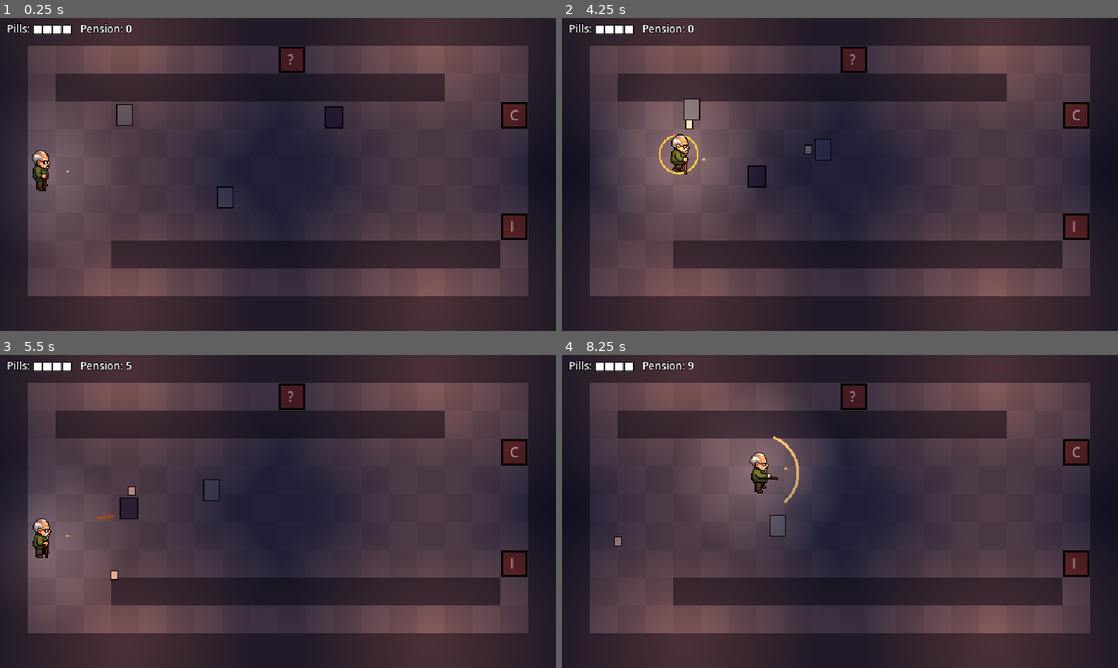
Above: before the commit, frames 1-4 (two rows, left to right).
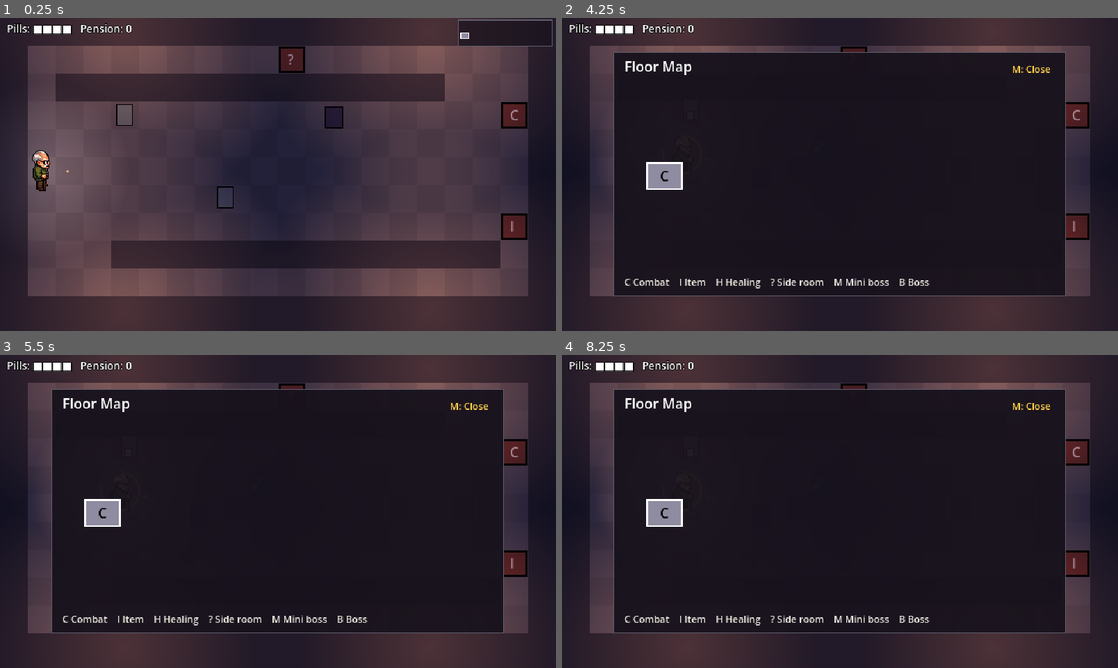
Above: after the commit, the same moments.

Repository: B1nKaTa/game
Game: Godot game, scene res://scenes/floor.tscn
Same seed, same stepped clock (60 frames per second), same inputs: the game is played once before the commit and once after it. This scene is started directly instead of the project's main scene.
Inputs (mouse positions are in pixels of both pictures, inside the frame that each line leads up to):
- Up to frame 1 (0.25 s): no input
- Up to frame 2 (4.25 s): tap Enter (ui_accept) at 0.5, 0.77, 1.52, 3.02, 3.77 s; move the mouse to (962, 158) at 0.52 s; press the mouse at (962, 158) at 0.53 s; hold D (move_right) 0.53-1.28 s; tap Space (dodge) at 0.8, 1.35, 3.8 s; move the mouse to (728, 190) at 1.27 s; release the mouse at (728, 190) at 1.28 s; hold S (move_down) 1.28-2.03 s; click (728, 190) at 1.42 s; tap E (interact) at 1.55 s; move the mouse to (895, 105) at 2.02 s; hold D (move_right) 2.03-2.78 s; hold E (interact) 2.03-2.78 s; click (895, 105) at 2.17 s; right-click (895, 105) at 2.3 s; move the mouse to (812, 237) at 2.77 s; hold W (move_up) 2.78-3.53 s; right-click (812, 237) at 2.85 s; click (812, 237) at 3.05 s; move the mouse to (1006, 221) at 3.52 s; press the mouse at (1006, 221) at 3.53 s; hold A (move_left) from 3.53 s (still down); tap M (map, bound only after the commit) at 4.15 s
- Up to frame 3 (5.5 s): move the mouse to (111, 464) at 4.27 s; release the mouse at (111, 464) at 4.28 s; tap Space (dodge) at 4.35 s; click (111, 464) at 4.42 s; tap Enter (ui_accept) at 4.52 s; tap E (interact) at 4.55 s; move the mouse to (305, 511) at 5.02 s; release A (move_left) at 5.03 s; hold S (move_down) from 5.03 s (still down); hold E (interact) from 5.03 s (still down); click (305, 511) at 5.17 s; right-click (305, 511) at 5.3 s
- Up to frame 4 (8.25 s): move the mouse to (756, 433) at 5.77 s; release S (move_down) at 5.78 s; release E (interact) at 5.78 s; hold D (move_right) 5.78-6.53 s; right-click (756, 433) at 5.85 s; tap Enter (ui_accept) at 6.02, 6.77, 7.52 s; click (756, 433) at 6.05 s; move the mouse to (962, 495) at 6.52 s; hold W (move_up) 6.53-7.28 s; hold Space (dodge) 6.53-7.28 s; tap 1 at 6.6 s; click (962, 495) at 6.67 s; move the mouse to (728, 527) at 7.27 s; hold D (move_right) 7.28-8.03 s; tap 2 at 7.35 s; click (728, 527) at 7.42 s; tap E (interact) at 7.55 s; move the mouse to (895, 442) at 8.02 s; hold S (move_down) from 8.03 s (still down); tap 3 at 8.1 s; click (895, 442) at 8.17 s

The runs differ from the first frame. In frame 1, 0.4% of the frame differs, in the area x 82-100%, y 0-10%; in frame 2, 56%; in frame 3, 58%, in the area x 0-91%, y 2-89%; in frame 4, 58%.

Commit message:
Add a mini map and a big floor map on M
Both show only visited rooms. The big map pauses the game while open. The
full-loop check now walks back a room and opens the map.

Co-Authored-By: Claude Opus 5.5 <noreply@anthropic.com>

Diff:
--- a/scripts/core/input_setup.gd
+++ b/scripts/core/input_setup.gd
@@ -9,6 +9,7 @@
 	_key("move_down", KEY_S)
 	_key("dodge", KEY_SPACE)
 	_key("interact", KEY_E)
+	_key("map", KEY_M)
 	_mouse("attack", MOUSE_BUTTON_LEFT)
 	_mouse("throw", MOUSE_BUTTON_RIGHT)
 
--- a/scripts/scenes/floor_scene.gd
+++ b/scripts/scenes/floor_scene.gd
@@ -17,6 +17,8 @@
 var _room_views := {}
 var _hud: Hud
 var _feedback: CombatFeedback
+var _mini_map: FloorMapView
+var _big_map: FloorMapView
 
 
 func _ready() -> void:
@@ -47,6 +49,9 @@
 	var glow := Lighting.make_light(Color(1.0, 0.85, 0.6), 0.7, 0.8)
 	player.add_child(glow)
 	_progress = FloorProgress.new(_map)
+	_mini_map = _add_map_view(false)
+	_big_map = _add_map_view(true)
+	_big_map.opened_changed.connect(_on_big_map_changed)
 	_enter_room(_map.start_id)
 
 
@@ -60,6 +65,22 @@
 
 func debug_go_back() -> void:
 	_enter_room(_progress.back_target(_current_id))
+
+
+func debug_big_map() -> FloorMapView:
+	return _big_map
+
+
+func _add_map_view(is_big: bool) -> FloorMapView:
+	var view := FloorMapView.new()
+	view.setup(_map, _progress, is_big)
+	_hud.add_child(view)
+	return view
+
+
+func _on_big_map_changed(is_open: bool) -> void:
+	_mini_map.visible = not is_open
+	player.cancel_charge()
 
 
 func _enter_room(target_id: int) -> void:
@@ -79,6 +100,8 @@
 	move_child(_room_view, 0)
 	_room_view.refresh_doors()
 	player.global_position = RoomBackdrop.cell_center(_progress.arrival_cell(target_id, from_id))
+	_mini_map.set_current(target_id)
+	_big_map.set_current(target_id)
 
 
 func _make_room_view(room: FloorRoom) -> RoomView:
@@ -112,6 +135,9 @@
 	if is_over:
 		return
 	is_over = true
+	if _big_map != null:
+		_big_map.enabled = false
+		_big_map.set_open(false)
 	_hud.hide_boss_bar()
 	_hud.show_message(message)
 	if player != null:
--- /dev/null
+++ b/scripts/ui/floor_map_view.gd
@@ -0,0 +1,130 @@
+class_name FloorMapView
+extends Control
+
+signal opened_changed(is_open: bool)
+
+const ROOM_COLORS := {
+	RoomLayout.TYPE_COMBAT: Color("8f8ba0"),
+	RoomLayout.TYPE_ITEM: Color("7dd3fc"),
+	RoomLayout.TYPE_HEALING: Color("e4524f"),
+	RoomLayout.TYPE_SIDE: Color("a78bda"),
+	RoomLayout.TYPE_MINI_BOSS: Color("ff9a3c"),
+	RoomLayout.TYPE_FLOOR_BOSS: Color("ffd24a"),
+}
+const PANEL_COLOR := Color(0.09, 0.07, 0.11, 0.65)
+const BIG_PANEL_COLOR := Color(0.09, 0.07, 0.11, 0.95)
+const LINE_COLOR := Color("625e6f")
+const CURRENT_COLOR := Color.WHITE
+const MIN_ROW := -1.0
+const MINI_RECT := Rect2(528, 3, 108, 30)
+const MINI_SPACING := Vector2(13, 8)
+const MINI_ROOM := Vector2(9, 6)
+const BIG_RECT := Rect2(60, 40, 520, 280)
+const BIG_SPACING := Vector2(60, 46)
+const BIG_ROOM := Vector2(40, 30)
+const BIG_MARGIN := Vector2(38, 58)
+const LEGEND := "C Combat    I Item    H Healing    ? Side room    M Mini boss    B Boss"
+const TITLE := "Floor Map"
+const CLOSE_HINT := "M: Close"
+
+var enabled := true
+var _map: FloorMap
+var _progress: FloorProgress
+var _current_id := -1
+var _is_big := false
+
+
+# Column is the layer, read left to right from the start to the boss. Row is measured so a lone room sits between two.
+static func map_position(map: FloorMap, room: FloorRoom) -> Vector2:
+	if room.room_type == RoomLayout.TYPE_SIDE:
+		var parent := map_position(map, map.room(room.parent_id))
+		return Vector2(parent.x, parent.y - 1.0 if parent.y < 1.0 else parent.y + 1.0)
+	var in_layer: Array[FloorRoom] = []
+	for candidate in map.main_rooms():
+		if candidate.layer == room.layer:
+			in_layer.append(candidate)
+	if in_layer.size() == 1:
+		return Vector2(room.layer, 0.5)
+	return Vector2(room.layer, in_layer.find(room))
+
+
+func setup(map: FloorMap, progress: FloorProgress, is_big: bool) -> void:
+	_map = map
+	_progress = progress
+	_is_big = is_big
+
+
+func _ready() -> void:
+	mouse_filter = Control.MOUSE_FILTER_IGNORE
+	if _is_big:
+		visible = false
+		# It has to hear the key while the game is paused.
+		process_mode = Node.PROCESS_MODE_ALWAYS
+
+
+func set_current(room_id: int) -> void:
+	_current_id = room_id
+	queue_redraw()
+
+
+func is_open() -> bool:
+	return _is_big and visible
+
+
+func set_open(open: bool) -> void:
+	if not _is_big or open == visible:
+		return
+	visible = open
+	get_tree().paused = open
+	queue_redraw()
+	opened_changed.emit(open)
+
+
+func _unhandled_input(event: InputEvent) -> void:
+	if _is_big and event.is_action_pressed("map") and (enabled or visible):
+		set_open(not visible)
+		get_viewport().set_input_as_handled()
+
+
+func _exit_tree() -> void:
+	if is_open():
+		get_tree().paused = false
+
+
+func _draw() -> void:
+	if _map == null or _progress == null:
+		return
+	var panel := BIG_RECT if _is_big else MINI_RECT
+	var spacing := BIG_SPACING if _is_big else MINI_SPACING
+	var room_size := BIG_ROOM if _is_big else MINI_ROOM
+	var origin := panel.position + (BIG_MARGIN if _is_big else Vector2(3, 3))
+	draw_rect(panel, BIG_PANEL_COLOR if _is_big else PANEL_COLOR)
+	draw_rect(panel, LINE_COLOR, false, 1.0)
+	for room_id in _progress.visited_ids():
+		var previous := _progress.previous_of(room_id)
+		if previous != -1:
+			draw_line(_room_center(room_id, origin, spacing, room_size), _room_center(previous, origin, spacing, room_size), LINE_COLOR, 2.0 if _is_big else 1.0)
+	for room_id in _progress.visited_ids():
+		_draw_room(_map.room(room_id), origin, spacing, room_size)
+	if _is_big:
+		_draw_text(panel.position + Vector2(12, 22), TITLE, 16, Color.WHITE)
+		_draw_text(panel.end - Vector2(62, 257), CLOSE_HINT, 11, Color("ffd24a"))
+		_draw_text(panel.position + Vector2(12, panel.size.y - 12), LEGEND, 11, Color("ece9e0"))
+
+
+func _room_center(room_id: int, origin: Vector2, spacing: Vector2, room_size: Vector2) -> Vector2:
+	var at := map_position(_map, _map.room(room_id)) - Vector2(0, MIN_ROW)
+	return origin + at * spacing + room_size / 2.0
+
+
+func _draw_room(room: FloorRoom, origin: Vector2, spacing: Vector2, room_size: Vector2) -> void:
+	var rect := Rect2(_room_center(room.id, origin, spacing, room_size) - room_size / 2.0, room_size)
+	draw_rect(rect, ROOM_COLORS.get(room.room_type, Color.WHITE))
+	var is_current := room.id == _current_id
+	draw_rect(rect, CURRENT_COLOR if is_current else Color.BLACK, false, 2.0 if is_current and _is_big else 1.0)
+	if _is_big:
+		_draw_text(rect.position + Vector2(room_size.x / 2.0 - 5.0, room_size.y / 2.0 + 6.0), RoomRules.door_icon(room.room_type), 16, Color.BLACK)
+
+
+func _draw_text(at: Vector2, text: String, font_size: int, color: Color) -> void:
+	draw_string(ThemeDB.fallback_font, at, text, HORIZONTAL_ALIGNMENT_LEFT, -1, font_size, color)
--- a/tests/test_combat.gd
+++ b/tests/test_combat.gd
@@ -116,7 +116,7 @@
 func test_input_actions_exist() -> void:
 	InputSetup.ensure()
 	InputSetup.ensure()
-	for action in ["move_left", "move_right", "move_up", "move_down", "attack", "throw", "dodge", "interact"]:
+	for action in ["move_left", "move_right", "move_up", "move_down", "attack", "throw", "dodge", "interact", "map"]:
 		assert_true(InputMap.has_action(action), action)
 		assert_eq(InputMap.action_get_events(action).size(), 1, action)
 
--- /dev/null
+++ b/tests/test_floor_map_view.gd
@@ -0,0 +1,50 @@
+extends TestCase
+
+
+func _add(map: FloorMap, layer: int, room_type: String) -> FloorRoom:
+	var room := FloorRoom.new()
+	room.id = map.rooms.size()
+	room.layer = layer
+	room.room_type = room_type
+	map.rooms.append(room)
+	return room
+
+
+func test_a_lone_room_sits_in_the_middle_of_its_column() -> void:
+	var map := FloorMap.new()
+	var room := _add(map, 3, RoomLayout.TYPE_COMBAT)
+	assert_eq(FloorMapView.map_position(map, room), Vector2(3, 0.5))
+
+
+func test_two_rooms_in_a_layer_get_their_own_rows() -> void:
+	var map := FloorMap.new()
+	var first := _add(map, 1, RoomLayout.TYPE_COMBAT)
+	var second := _add(map, 1, RoomLayout.TYPE_ITEM)
+	assert_eq(FloorMapView.map_position(map, first), Vector2(1, 0))
+	assert_eq(FloorMapView.map_position(map, second), Vector2(1, 1))
+
+
+func test_side_rooms_sit_outside_their_parent() -> void:
+	var map := FloorMap.new()
+	var top := _add(map, 1, RoomLayout.TYPE_COMBAT)
+	var bottom := _add(map, 1, RoomLayout.TYPE_COMBAT)
+	var top_side := _add(map, 1, RoomLayout.TYPE_SIDE)
+	top_side.parent_id = top.id
+	var bottom_side := _add(map, 1, RoomLayout.TYPE_SIDE)
+	bottom_side.parent_id = bottom.id
+	assert_eq(FloorMapView.map_position(map, top_side), Vector2(1, -1))
+	assert_eq(FloorMapView.map_position(map, bottom_side), Vector2(1, 2))
+
+
+func test_a_side_room_does_not_count_as_a_row_in_its_layer() -> void:
+	var map := FloorMap.new()
+	var parent := _add(map, 2, RoomLayout.TYPE_COMBAT)
+	var side := _add(map, 2, RoomLayout.TYPE_SIDE)
+	side.parent_id = parent.id
+	assert_eq(FloorMapView.map_position(map, parent), Vector2(2, 0.5))
+	assert_eq(FloorMapView.map_position(map, side), Vector2(2, -0.5))
+
+
+func test_every_room_type_has_a_color() -> void:
+	for room_type: String in RoomRules.ICONS:
+		assert_true(FloorMapView.ROOM_COLORS.has(room_type), room_type)
--- a/tools/smoke_driver.gd
+++ b/tools/smoke_driver.gd
@@ -60,8 +60,29 @@
 			break
 		scene.debug_take_first_exit()
 		await _wait(0.2)
+		if guard == 1:
+			await _clear_room(scene)
+			await _walk_back_and_return(scene)
 	_check(scene.is_cleared, "floor can be cleared")
 	_check(_boss_rooms_seen >= 2, "both bosses showed a boss bar")
+
+
+func _walk_back_and_return(scene: Node) -> void:
+	await _wait(0.5)
+	var pension_before: int = Progress.data.pension
+	scene.debug_go_back()
+	await _wait(0.2)
+	_check(get_tree().get_nodes_in_group("enemies").is_empty(), "a cleared room stays clear when walking back")
+	_check(Progress.data.pension == pension_before, "walking back earns no Pension")
+	var big_map: FloorMapView = scene.debug_big_map()
+	big_map.set_open(true)
+	_check(get_tree().paused, "the big map pauses the game")
+	big_map.set_open(false)
+	_check(not get_tree().paused, "closing the big map resumes the game")
+	scene.debug_take_first_exit()
+	await _wait(0.2)
+	_check(get_tree().get_nodes_in_group("enemies").is_empty(), "a cleared room stays clear when returning")
+	_check(Progress.data.pension == pension_before, "returning earns no Pension")
 
 
 func _clear_room(scene: Node) -> void:
Not shown, added: scripts/ui/floor_map_view.gd.uid
Not shown, added: tests/test_floor_map_view.gd.uid
